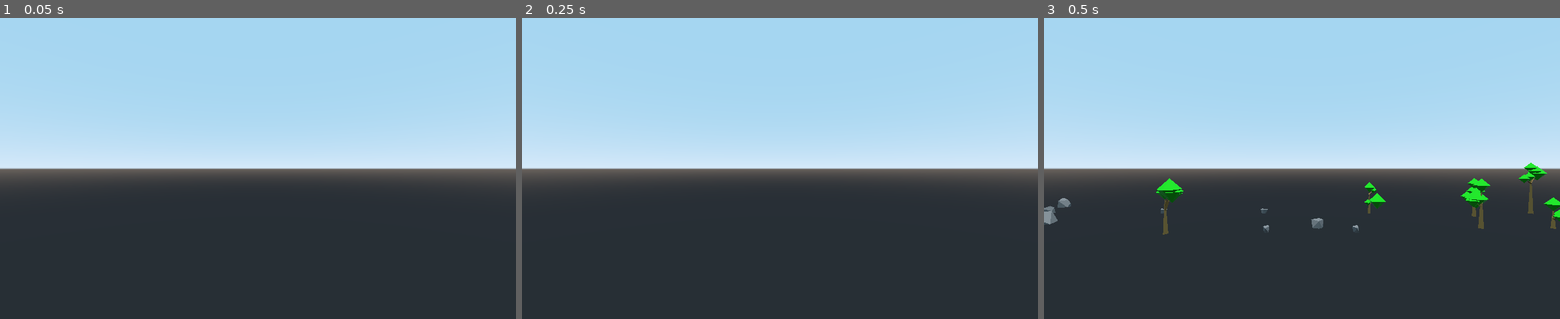
Above: before the commit, frames 1-3 (left to right).
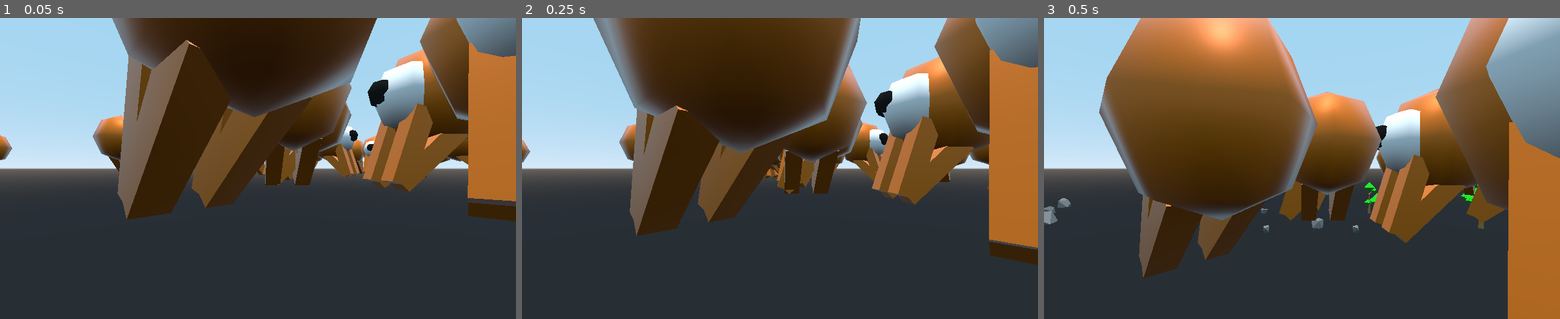
Above: after the commit, the same moments.

Repository: MilanFIN/Prototype-world
Game: Godot game, scene res://Game.tscn
Two runs of this game, one before a commit and one after it. Both use one fixed random seed, a clock stepped at 60 frames per second and the inputs below.
Inputs:
- Up to frame 1 (0.05 s): no input
- Up to frame 2 (0.25 s): no input
- Up to frame 3 (0.5 s): no input

The runs differ from the first frame. In frame 1, 42% of the frame differs, in the area x 0-100%, y 0-68%; in frame 2, 46%; in frame 3, 52%, in the area x 10-100%, y 0-100%.

Commit message:
functional 3d movement & waypoints

Diff:
--- a/Assets/Objects/DynamicObject.tscn
+++ b/Assets/Objects/DynamicObject.tscn
@@ -19,34 +19,34 @@
 radial_segments = 6
 rings = 3
 
-[sub_resource type="SphereMesh" id=12]
+[sub_resource type="SphereMesh" id=5]
 radius = 0.4
 height = 0.8
 radial_segments = 6
 rings = 3
 
-[sub_resource type="SpatialMaterial" id=13]
+[sub_resource type="SpatialMaterial" id=6]
 albedo_color = Color( 0, 0, 0, 1 )
 
-[sub_resource type="CubeMesh" id=5]
+[sub_resource type="CubeMesh" id=7]
 size = Vector3( 0.5, 2, 0.5 )
 
-[sub_resource type="ShaderMaterial" id=6]
+[sub_resource type="ShaderMaterial" id=8]
 shader = ExtResource( 2 )
-
-[sub_resource type="ShaderMaterial" id=7]
-shader = ExtResource( 2 )
-
-[sub_resource type="CubeMesh" id=8]
-size = Vector3( 0.5, 2, 0.5 )
 
 [sub_resource type="ShaderMaterial" id=9]
 shader = ExtResource( 2 )
 
-[sub_resource type="ShaderMaterial" id=10]
+[sub_resource type="CubeMesh" id=10]
+size = Vector3( 0.5, 2, 0.5 )
+
+[sub_resource type="ShaderMaterial" id=11]
 shader = ExtResource( 2 )
 
-[sub_resource type="CubeMesh" id=11]
+[sub_resource type="ShaderMaterial" id=12]
+shader = ExtResource( 2 )
+
+[sub_resource type="CubeMesh" id=13]
 size = Vector3( 1, 1, 1 )
 
 [node name="DynamicObject" type="KinematicBody"]
--- a/Game.tscn
+++ b/Game.tscn
@@ -3,13 +3,10 @@
 [ext_resource path="res://Assets/Player/Player.tscn" type="PackedScene" id=1]
 [ext_resource path="res://Assets/Terrain/Terrain.tscn" type="PackedScene" id=2]
 [ext_resource path="res://Scripts/Game.gd" type="Script" id=3]
-[ext_resource path="res://Assets/Objects/DynamicObject.tscn" type="PackedScene" id=4]
+[ext_resource path="res://Scripts/AnimalGenerator.gd" type="Script" id=5]
 
 [node name="Game" type="Node"]
 script = ExtResource( 3 )
-
-[node name="DynamicObject" parent="." instance=ExtResource( 4 )]
-transform = Transform( 1, 0, 0, 0, 1, 0, 0, 0, 1, -4, 7, 0 )
 
 [node name="Player" parent="." instance=ExtResource( 1 )]
 transform = Transform( -4.37114e-08, 0, 1, 0, 1, 0, -1, 0, -4.37114e-08, 0, 18, 0 )
@@ -17,5 +14,8 @@
 [node name="Terrain" parent="." instance=ExtResource( 2 )]
 transform = Transform( 1, 0, 0, 0, 1, 0, 0, 0, 1, 0, -1, 0 )
 
+[node name="Animals" type="Node" parent="."]
+script = ExtResource( 5 )
+
 [node name="DirectionalLight" type="DirectionalLight" parent="."]
 transform = Transform( 1, 0, 0, 0, -4.37114e-08, 1, 0, -1, -4.37114e-08, 0, 6, 0 )
--- /dev/null
+++ b/Scripts/AnimalGenerator.gd
@@ -0,0 +1,22 @@
+extends Node
+
+var blob = preload("res://Assets/Objects/DynamicObject.tscn")
+var animals = []
+
+
+# Called when the node enters the scene tree for the first time.
+func _ready() -> void:
+
+	for i in range(100):
+		var x = randi()%51+1 - 25
+		var z = randi()%51+1 - 25
+		var newAnim = blob.instance()
+		newAnim.global_transform.origin = Vector3(x,20,z)
+		add_child(newAnim)
+		animals.push_back(newAnim)
+
+
+
+# Called every frame. 'delta' is the elapsed time since the previous frame.
+#func _process(delta: float) -> void:
+#	pass
--- a/Scripts/DynamicObject.gd
+++ b/Scripts/DynamicObject.gd
@@ -20,27 +20,36 @@
 
 var eyeMover = OpenSimplexNoise.new()
 
+
+var waypoints = []
+var waypointIndex = 0
+
 func _ready() -> void:
+
 	currentFootPoint = get_node("FootRay").get_collision_point()# -global_transform.origin
 	nextFootPoint = null
 
 	eyeMover.period = 1024
 	eyeMover.octaves = 1
 
-func align_with_y(xform, new_y):
-	xform.basis.y = new_y
-	xform.basis.x = -xform.basis.z.cross(new_y)
-	xform.basis = xform.basis.orthonormalized()
-	return xform
+	for i in range(5):
+		var x = global_transform.origin.x +  randi()%21+1 - 10
+		var z = global_transform.origin.z + randi()%21+1 - 10
+		waypoints.push_back(Vector2(x, z))
 
 
 func setJoints():
 	var jointAngle0;
 	var jointAngle1;
 
-	var jointPos0 = get_node("Body/Hip").global_transform.origin
-	var target = Vector2(currentFootPoint.z, currentFootPoint.y)
+	#var jointPos0 = get_node("Body/Hip").global_transform.origin
+	var jointPos0 = get_node("Body/Hip").translation
 	jointPos0 = Vector2(jointPos0.z, jointPos0.y)
+
+
+	#var target = Vector2(currentFootPoint.z, currentFootPoint.y)
+	var target = Vector2(get_node("Body/Foot").translation.z, get_node("Body/Foot").translation.y)
+
 	var length2 = (target-jointPos0).length();
 
 	# Angle from Joint0 and Target
@@ -67,78 +76,96 @@
 	get_node("Body/Hip").rotation_degrees.x = angle0
 	get_node("Body/Hip/Knee").rotation_degrees.x = angle1
 
+
+
+
 	if (angle1 < 0):
 		angle1 *= -1
+		#get_node("Body/Hip/Knee").translation#global_transform.origin
+		var kneePoint = get_node("Body/Hip/Knee").translation#global_transform.origin
+		kneePoint = to_local(get_node("Body/Hip/Knee").global_transform.origin)
+		kneePoint = jointPos0+ Vector2(kneePoint.z, kneePoint.y)
 
-		var kneePoint = get_node("Body/Hip/Knee").global_transform.origin
-		kneePoint = Vector2(kneePoint.z, kneePoint.y)
 		var kneeVector = kneePoint - jointPos0
 		var targetVector = target - jointPos0
 
 		var misAngle = rad2deg(targetVector.angle_to(kneeVector))
-
-
 		angle0 += 2*misAngle
 
-
-
-
-	get_node("Body/Hip").rotation_degrees.x = angle0
-	get_node("Body/Hip/Knee").rotation_degrees.x = angle1
+		get_node("Body/Hip").rotation_degrees.x = angle0
+		get_node("Body/Hip/Knee").rotation_degrees.x = angle1
 
 
 func moveFootPoint(delta):
 	if (nextFootPoint != null):
+
 		if (stepElapsed < STEPTIME):
 
 			stepElapsed += delta
 
 			var stepVector = nextFootPoint - lastFootPoint
-
 			var nextContribution = stepElapsed / STEPTIME
-
-
+			nextContribution = clamp(nextContribution, 0, 1)
 			currentFootPoint = nextContribution*stepVector + lastFootPoint
 
-
 			var yChange = abs(nextFootPoint.y - lastFootPoint.y)
-
+			yChange = clamp(yChange, -10, 10)
 
 			currentFootPoint.y += sin(PI*nextContribution)*yChange*STEPHEIGHT
 
 			get_node("Body").translation.y = sin(PI*nextContribution)*yChange*STEPHEIGHT * 2
 
+		else:
 
-
-
-
-		else:
 			currentFootPoint = nextFootPoint
 
 func _physics_process(delta):
 
 
-	velocity.x = 0
-	velocity.z = -MOVESPEED*delta
+	var newVelocity = velocity
+	var waypoint = waypoints[waypointIndex]
+
+	var xDiff = global_transform.origin.x - waypoint.x
+	var zDiff = global_transform.origin.z - waypoint.y
+
+	if (xDiff < -1):
+		newVelocity.x = MOVESPEED*delta
+	elif (xDiff > 1):
+		newVelocity.x = -MOVESPEED*delta
+	else:
+		newVelocity.x = 0
+
+	if (zDiff < -1):
+		newVelocity.z = MOVESPEED*delta
+	elif (zDiff > 1):
+		newVelocity.z = -MOVESPEED*delta
+	else:
+		newVelocity.z = 0
+
+	if (abs(xDiff) < 1 and abs(zDiff) < 1):
+		waypointIndex += 1
+		if (waypointIndex == len(waypoints)):
+			waypointIndex = 0
+
+
+	velocity = velocity.linear_interpolate(newVelocity, 0.1)
+
+	var angle = rad2deg(Vector2(velocity.z, velocity.x).angle())
+	rotation_degrees.y = angle + 180
 
 	if (is_on_floor()):
 		velocity.y = 0
 	else:
 		velocity.y -= gravity *delta
 
-	velocity = move_and_slide(velocity, Vector3.UP)
+
+
+	velocity.y -= gravity *delta
+	velocity.y = move_and_slide(velocity, Vector3.UP).y
 
 	if (is_on_floor() and get_slide_count() > 0):
-		var groundNormal = get_node("FootRay").get_collision_normal()
 
 
-		#var corrected = align_with_y(global_transform, goalRotation)
-		#global_transform = global_transform.interpolate_with(corrected, 0.2)
-
-
-		#var angle = rad2deg(Vector2(-groundNormal.z, groundNormal.y).angle())
-
-		#get_node("Body/Hip").rotation_degrees.x = angle - 90
 
 		var  footPoint = get_node("FootRay").get_collision_point() #-global_transform.origin# translation -
 
@@ -157,8 +184,11 @@
 
 			get_node("Body/Foot").global_transform.origin = currentFootPoint #+ global_transform.origin
 
-	moveFootPoint(delta)
-	setJoints()
+	if (velocity.x != 0 or velocity.z != 0):
+		pass
+		moveFootPoint(delta)
+		setJoints()
+
 
 
 	var time = OS.get_ticks_msec()
--- a/Scripts/Game.gd
+++ b/Scripts/Game.gd
@@ -2,23 +2,9 @@
 
 """
 TODO:
-	Raycast kropasta alaspäin. ota sijainti talteen, ja aseta jalka sijaintiin
-	Kun raycastin uusi sijainti on tarpeeksi kaukana edellisestä, niin
-	ota uusi sijainti targetiksi, ja siirrä jalka siihen kaaressa
+2 kättä, molempiin mahtuu talteen item
 
-	(pitäis tehdä jotenkin sinifunktiolla korkeus suhteessa:
-		skaalaa sijaintia
-		alku -> 0 vastaava arvo
-		loppu -> PI vastaava arvo
-		väli -> "0-PI" välillä
-	sin saa arvon 0->1->0 välillä 0->pi/2->pi
-	)
-
-	lopuksi joku inverse kinematics laskuri saa selvittää kulmat, jotta päästään
-	tavoitteeseen
-
-	aluksi esim pallo, jolla on yksi jalka
-	jalka pomppii alla samalla kun pallo liikkuu ympäriinsä
+interpolate_with kun muuttaa velocityn x ja z komponentteja
 
 """
 
Not shown: 3 places in Assets/Objects/DynamicObject.tscn that only renumber resources
